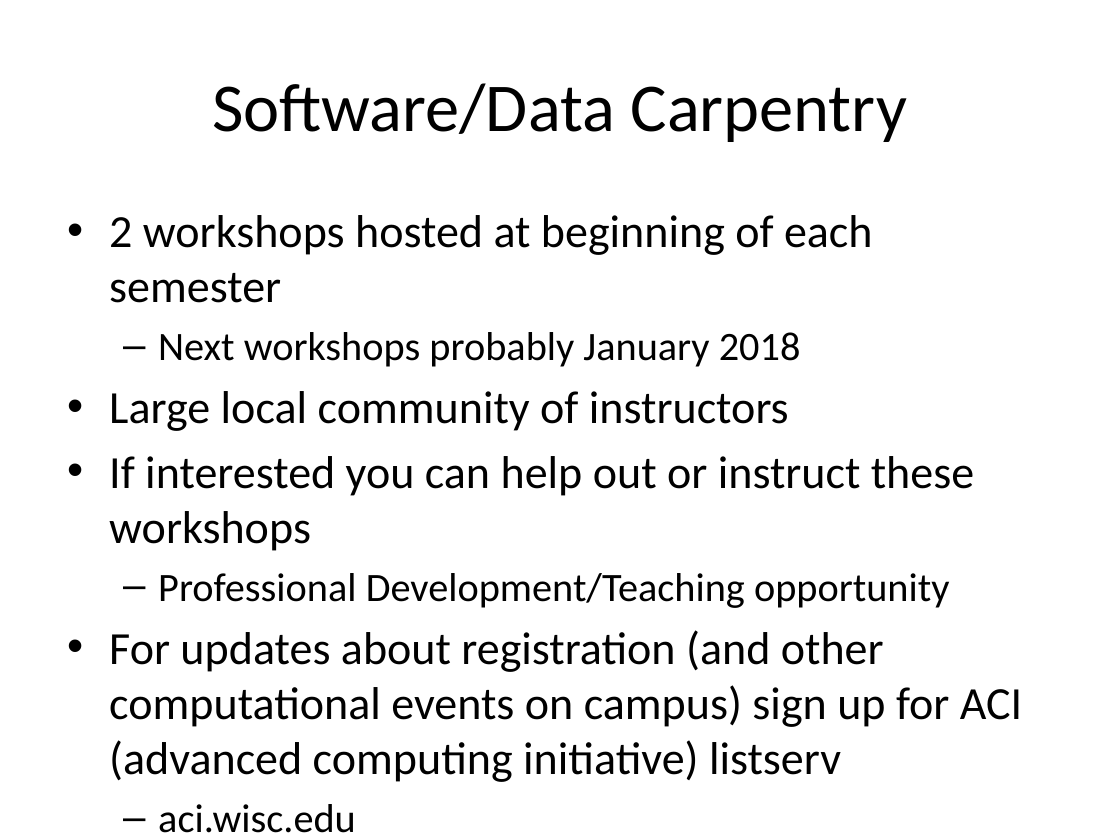
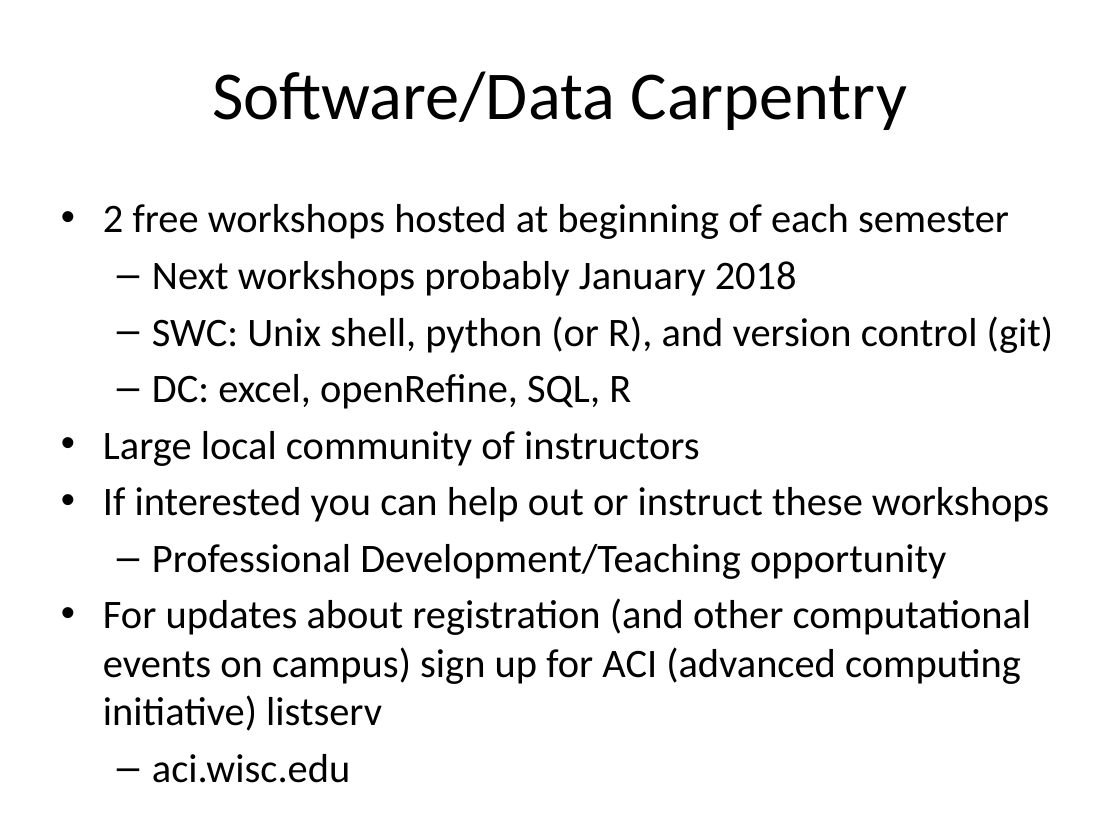
Before and after one commit to ComBEE-UW-Madison/presentations, a slide deck: slide 6 of info/20170830-MDTPorientation.pptx. Drawn at 1120x840 pixels with LibreOffice and Linux fonts; fonts in the diff are those of the drawing. Boxes give left, top, right and bottom in pixels: in the first picture for what was removed or moved away, otherwise in the second. Text is boxed around its words. In the diff, an @@ line names an element or a change of style, - is before the commit and + after.

Commit message:
Updated workshops avail in MDTP orientation talk

```diff
--- a/info/20170830-MDTPorientation.pptx
+++ b/info/20170830-MDTPorientation.pptx
@@ title "Software/Data Carpentry": place and size @@
-title "Software/Data Carpentry" at box(212, 83, 907, 142)
+title "Software/Data Carpentry" at box(212, 71, 907, 130)
@@ text "2 free workshops hosted at ...": place and size @@
-text "2 free workshops hosted at ..." at box(109, 215, 1022, 833)
+text "2 free workshops hosted at ..." at box(103, 204, 1054, 783)
@@ text at box(103, 204, 1009, 239): text changed; size 29.6 to 26 pt @@
-• 2 workshops hosted at beginning of each semester
+• 2 free workshops hosted at beginning of each semester
@@ text at box(103, 261, 1049, 783): size 25.9 to 26 pt in "Next workshops probably January 2018", "Professional Development/Teaching opportunity", "aci.wisc.edu"; size 29.6 to 26 pt in "Large local community of instructors", "If interested you can help out or ...", "For updates about registration (and other computational ..." @@
@@ text at box(152, 316, 1054, 409): paragraphs added @@
+  – SWC: Unix shell, python (or R), and version control (git)
+  – DC: excel, openRefine, SQL, R
```
Also in this commit, not shown: 1 other slide changed, 1 other file.
